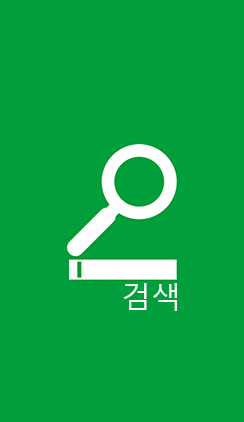
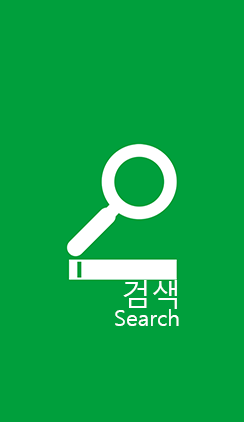
Layered file, before and after one edit (244px x 422px). Changes by layer:
added layer "Search" above "검색" over left=115, top=309, right=179, bottom=326
painted on "검색" over left=123, top=280, right=177, bottom=311
